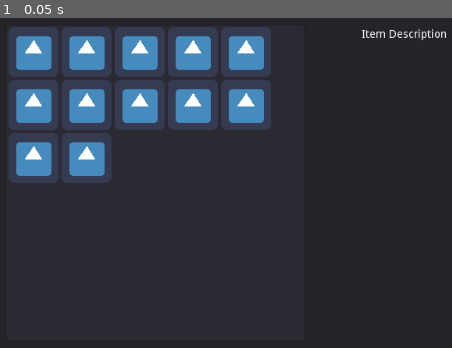
Above: before the commit, frame 1.
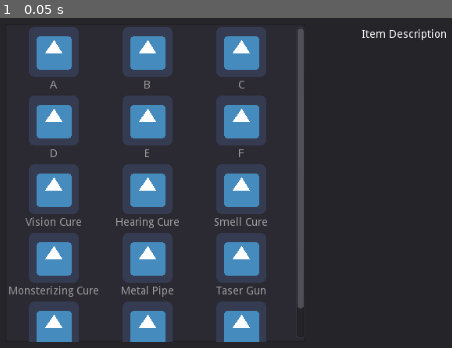
Above: after the commit, the same moment.

Repository: yeduk3/CMP_Godot_TeamProject
Game: Godot game, scene res://YongKyu/Scenes/Inventory.tscn
Two runs of this game, one before a commit and one after it. Both use one fixed random seed, a clock stepped at 60 frames per second and the inputs below. The project has no main scene, so this scene is started directly. The engine's default icon, where the game draws it, is replaced by a stand-in: a white triangle on a blue panel in a dark square.
Inputs:
- Up to frame 1 (0.05 s): no input

The runs differ from the first frame. In frame 1, 32% of the frame differs, in the area x 1-68%, y 2-99%.

Commit message:
Add Item Database(JSON) & Callback Method on Clicking Item

Diff:
--- a/YongKyu/Scenes/Inventory.tscn
+++ b/YongKyu/Scenes/Inventory.tscn
@@ -18,12 +18,12 @@
 anchor_right = 0.44
 anchor_bottom = 0.848
 rect_min_size = Vector2( 384, 0 )
-items = [ "", ExtResource( 1 ), false, "", ExtResource( 1 ), false, "", ExtResource( 1 ), false, "", ExtResource( 1 ), false, "", ExtResource( 1 ), false, "", ExtResource( 1 ), false, "", ExtResource( 1 ), false, "", ExtResource( 1 ), false, "", ExtResource( 1 ), false, "", ExtResource( 1 ), false, "", ExtResource( 1 ), false, "", ExtResource( 1 ), false ]
+items = [ "A", ExtResource( 1 ), false, "B", ExtResource( 1 ), false, "C", ExtResource( 1 ), false, "D", ExtResource( 1 ), false, "E", ExtResource( 1 ), false, "F", ExtResource( 1 ), false, "Vision Cure", ExtResource( 1 ), false, "Hearing Cure", ExtResource( 1 ), false, "Smell Cure", ExtResource( 1 ), false, "Monsterizing Cure", ExtResource( 1 ), false, "Metal Pipe", ExtResource( 1 ), false, "Taser Gun", ExtResource( 1 ), false, "Broken Glass", ExtResource( 1 ), false, "Gun", ExtResource( 1 ), false, "Failure Thing", ExtResource( 1 ), false ]
 max_columns = 5
 same_column_width = true
 icon_mode = 0
 
-[node name="Label" type="Label" parent="Panel"]
+[node name="DescriptionLabel" type="Label" parent="Panel"]
 anchor_left = 0.511
 anchor_top = 0.18
 anchor_right = 0.749
@@ -33,3 +33,5 @@
 margin_right = 108.736
 margin_bottom = 14.0
 text = "Item Description"
+
+[connection signal="item_selected" from="Panel/ItemList" to="." method="_on_ItemList_item_selected"]
--- a/YongKyu/Scripts/Inventory.gd
+++ b/YongKyu/Scripts/Inventory.gd
@@ -1,16 +1,42 @@
 extends Control
 
+#############
+# variables #
+#############
 
-# Declare member variables here. Examples:
-# var a = 2
-# var b = "text"
+onready var item_list = $Panel/ItemList
+onready var description_label = $Panel/DescriptionLabel
+onready var item_JSON_path = "res://YongKyu/Scripts/ItemData.JSON"
+var item_data
+
+###########
+# methods #
+###########
+
+func _ready():
+	loadItemJSON()
+
+func _on_ItemList_item_selected(index):
+	description_label.set_text("")
+	var item_name = item_list.get_item_text(index)
+	var item_description = item_data[item_name]["Description"]
+	description_label.set_text(item_name + str("\n") + item_description)
+	#print(item_description)
 
 
-# Called when the node enters the scene tree for the first time.
-func _ready():
-	pass # Replace with function body.
 
-
-# Called every frame. 'delta' is the elapsed time since the previous frame.
-#func _process(delta):
-#	pass
+func loadItemJSON():
+	var file = File.new()
+	if not file.file_exists(item_JSON_path):
+		print("Error on reading ItemData.JSON file. Please check.")
+		get_tree().paused = true
+		return
+	file.open(item_JSON_path, File.READ)
+	var JSON_parsed = JSON.parse(file.get_as_text())
+	if typeof(JSON_parsed.result) != TYPE_DICTIONARY:
+		print("Unexpected result on reading ItemData.JSON file. Please check.")
+		print("Type of result is " + str(typeof(JSON_parsed.result)))
+		get_tree().paused = true
+		return
+	file.close()
+	item_data = JSON_parsed.result
--- /dev/null
+++ b/YongKyu/Scripts/ItemData.JSON
@@ -0,0 +1,179 @@
+{
+	"A" : {
+		"Name" : "A",
+		"Type" : "Ingredient",
+		"IconPath" : "Not Set",
+		"Description" : "A is sisdjflas~~~",
+		"Number_of_Ingredients" : 0,
+		"Ingredients" : {
+
+		}
+	},
+	"B" : {
+		"Name" : "B",
+		"Type" : "Ingredient",
+		"IconPath" : "Not Set",
+		"Description" : "B is sisdjflas~~~",
+		"Number_of_Ingredients" : 0,
+		"Ingredients" : {
+
+		}
+	},
+	"C" : {
+		"Name" : "C",
+		"Type" : "Ingredient",
+		"IconPath" : "Not Set",
+		"Description" : "C is sisdjflas~~~",
+		"Number_of_Ingredients" : 0,
+		"Ingredients" : {
+
+		}
+	},
+	"D" : {
+		"Name" : "D",
+		"Type" : "Ingredient",
+		"IconPath" : "Not Set",
+		"Description" : "D is sisdjflas~~~",
+		"Number_of_Ingredients" : 0,
+		"Ingredients" : {
+
+		}
+	},
+	"E" : {
+		"Name" : "E",
+		"Type" : "Ingredient",
+		"IconPath" : "Not Set",
+		"Description" : "E is sisdjflas~~~",
+		"Number_of_Ingredients" : 0,
+		"Ingredients" : {
+
+		}
+	},
+	"F" : {
+		"Name" : "F",
+		"Type" : "Ingredient",
+		"IconPath" : "Not Set",
+		"Description" : "F is sisdjflas~~~",
+		"Number_of_Ingredients" : 0,
+		"Ingredients" : {
+
+		}
+	},
+
+	"Vision Cure" : {
+		"Name" : "Vision Cure",
+		"Type" : "Cure",
+		"IconPath" : "Not Set",
+		"Description" : "Vision Cure is sisdjflas~~~",
+		"Number_of_Ingredients" : 3,
+		"Ingredients" : {
+			"A" : 4,
+			"B" : 2,
+			"C" : 1
+		}
+	},
+	"Hearing Cure" : {
+		"Name" : "Hearing Cure",
+		"Type" : "Cure",
+		"IconPath" : "Not Set",
+		"Description" : "Hearing Cure is sisdjflas~~~",
+		"Number_of_Ingredients" : 3,
+		"Ingredients" : {
+			"A" : 2,
+			"B" : 3,
+			"C" : 1
+		}
+	},
+	"Smell Cure" : {
+		"Name" : "Smell Cure",
+		"Type" : "Cure",
+		"IconPath" : "Not Set",
+		"Description" : "Smell Cure is sisdjflas~~~",
+		"Number_of_Ingredients" : 3,
+		"Ingredients" : {
+			"A" : 1,
+			"B" : 1,
+			"C" : 1
+		}
+	},
+	"Monsterizing Cure" : {
+		"Name" : "Monsterizing Cure",
+		"Type" : "Cure",
+		"IconPath" : "Not Set",
+		"Description" : "Monsterizing Cure is sisdjflas~~~",
+		"Number_of_Ingredients" : 3,
+		"Ingredients" : {
+			"D" : 1,
+			"E" : 1,
+			"F" : 1
+		}
+	},
+
+	"Metal Pipe" : {
+		"Name" : "Metal Pipe",
+		"Type" : "Weapon",
+		"IconPath" : "Not Set",
+		"Description" : "Metal Pipe is sisdjflas~~~",
+		"Damage" : 10,
+		"AdditionalEffect" : {
+			"Paralyse" : "None"
+		},
+		"UsageCondition" : {
+			"Vision" : 0,
+			"Hearing" : 0,
+			"Smell" : 0
+		}
+	},
+	"Taser Gun" : {
+		"Name" : "Taser Gun",
+		"Type" : "Weapon",
+		"IconPath" : "Not Set",
+		"Description" : "Taser Gun is sisdjflas~~~",
+		"Damage" : 5,
+		"AdditionalEffect" : {
+			"Paralyse" : "Medium"
+		},
+		"UsageCondition" : {
+			"Vision" : 0,
+			"Hearing" : 0,
+			"Smell" : 0
+		}
+	},
+	"Broken Glass" : {
+		"Name" : "Broken Glass",
+		"Type" : "Weapon",
+		"IconPath" : "Not Set",
+		"Description" : "Broken Glass is sisdjflas~~~",
+		"Damage" : 3,
+		"AdditionalEffect" : {
+			"Paralyse" : "Small"
+		},
+		"UsageCondition" : {
+			"Vision" : 0,
+			"Hearing" : 0,
+			"Smell" : 0
+		}
+	},
+	"Gun" : {
+		"Name" : "Gun",
+		"Type" : "Weapon",
+		"IconPath" : "Not Set",
+		"Description" : "Gun is sisdjflas~~~",
+		"Damage" : 3,
+		"AdditionalEffect" : {
+			"Paralyse" : "None"
+		},
+		"UsageCondition" : {
+			"Vision" : 2,
+			"Hearing" : 1,
+			"Smell" : 1
+		}
+	},
+
+	"Failure Thing" : {
+		"Name" : "Failure Thing",
+		"Type" : "Etc",
+		"IconPath" : "Not Set",
+		"Description" : "FailureThing is sisdjflas~~~"
+	}
+}
--- a/YongKyu/Scripts/ItemData.gd
+++ /dev/null
@@ -1,16 +0,0 @@
-extends Node
-
-
-# Declare member variables here. Examples:
-# var a = 2
-# var b = "text"
-
-
-# Called when the node enters the scene tree for the first time.
-func _ready():
-	pass # Replace with function body.
-
-
-# Called every frame. 'delta' is the elapsed time since the previous frame.
-#func _process(delta):
-#	pass
--- a/project.godot
+++ b/project.godot
@@ -12,10 +12,6 @@
 
 config/name="CMP Godot Team2 Project"
 config/icon="res://icon.png"
-
-[autoload]
-
-ItemData="*res://YongKyu/Scripts/ItemData.gd"
 
 [gui]
 
